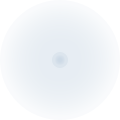
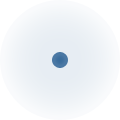
Comparing the layer stacks of the two 120 x 120 images. Changes:
"Shape 2": opacity 30% → 100% over [52, 52, 68, 68]
